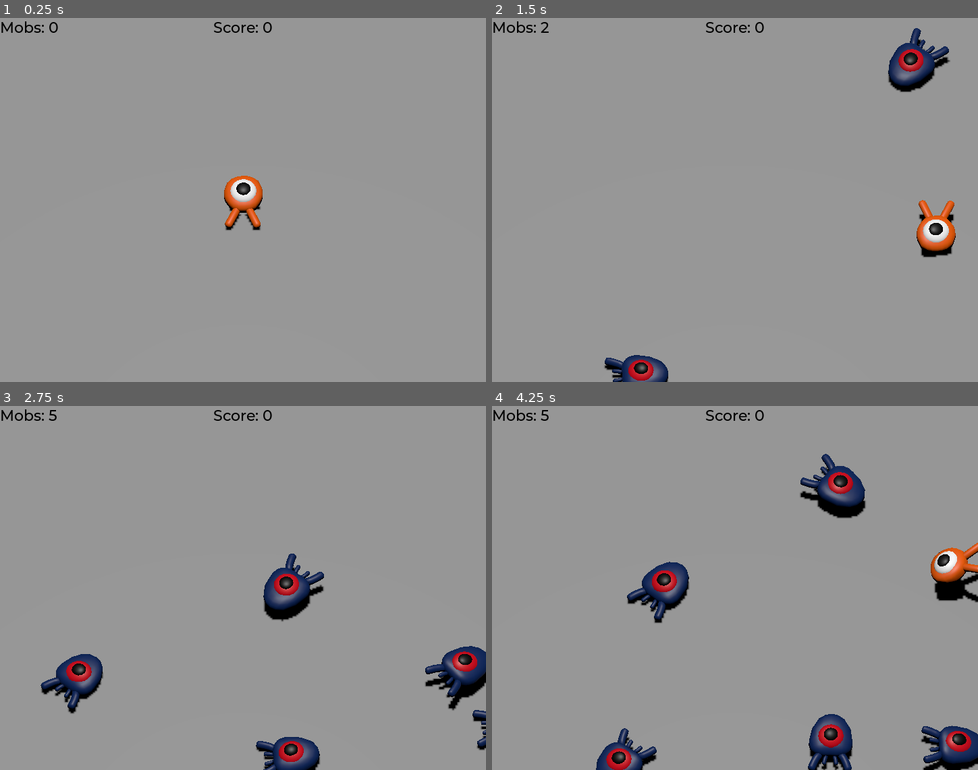
Above: before the commit, frames 1-4 (two rows, left to right).
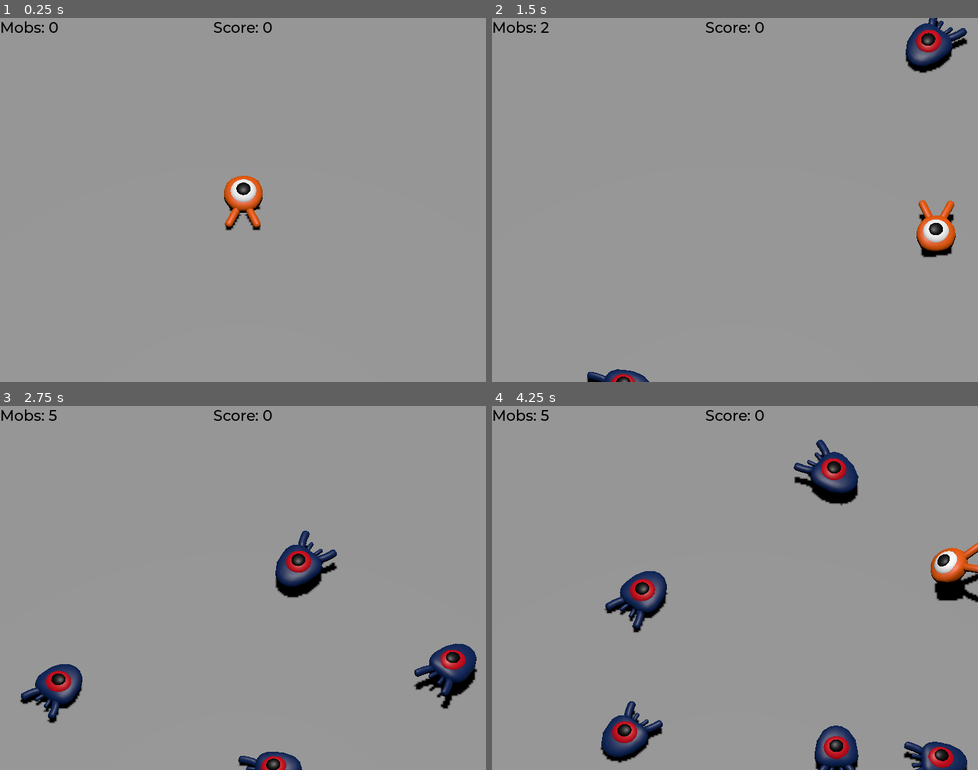
Above: after the commit, the same moments.

Repository: zajrik/dodge_the_creeps_2
Game: Godot game, scene res://scenes/main/main.tscn
The game is run twice, just before and just after one commit, with the same random seed, the same clock (stepped at 60 frames per second) and the same inputs.
Inputs:
- Up to frame 1 (0.25 s): no input
- Up to frame 2 (1.5 s): tap Enter (ui_accept) at 0.5, 1.35 s; hold D (move_right) 0.53-1.28 s; hold Enter (ui_accept) 0.53-1.28 s; tap Space (jump) at 0.77 s; hold S (move_back) from 1.28 s (still down)
- Up to frame 3 (2.75 s): tap Space (jump) at 1.52 s; release S (move_back) at 2.03 s; hold D (move_right) from 2.03 s (still down); hold Enter (ui_accept) from 2.03 s (still down)
- Up to frame 4 (4.25 s): release D (move_right) at 2.78 s; release Enter (ui_accept) at 2.78 s; hold W (move_forward) 2.78-3.53 s; tap Enter (ui_accept) at 2.85 s; tap Space (jump) at 3.02, 3.77 s; hold A (move_left) from 3.53 s (still down); hold Enter (ui_accept) from 3.53 s (still down)

The runs differ from the first frame. In frame 2, 2.6% of the frame differs, in the area x 19-98%, y 0-100%; in frame 3, 6.5%; in frame 4, 7.6%, in the area x 21-100%, y 9-100%.

Commit message:
add demo mode shenanigans

Diff:
--- a/scenes/main/main.gd
+++ b/scenes/main/main.gd
@@ -4,11 +4,14 @@
 
 var score: int = 0
 
+# Start in demo mode, allowing mobs to collide for my amusement
+var demo: bool = true
+
 func _ready() -> void:
   $UI/Retry.hide()
 
   # Randomize starting spawn location
-  $SpawnPath/SpawnLocation.progress_ratio = randf()
+  $Arena/SpawnPath/SpawnLocation.progress_ratio = randf()
   new_game()
 
 func _process(_delta) -> void:
@@ -27,41 +30,56 @@
   if event.is_action_pressed('ui_accept') and $UI/Retry.visible:
     new_game()
 
-## Prepare and spawn a mob on SpawnTimer tick
+## Prepare and spawn a mob on SpawnTimer tick.
 func _on_spawn_timer_timeout() -> void:
-  var spawn_location: PathFollow3D = $SpawnPath/SpawnLocation
+  var spawn_location: PathFollow3D = $Arena/SpawnPath/SpawnLocation
   spawn_location.progress_ratio = randf()
 
   var mob: Mob = mob_scene.instantiate()
   mob.initialize(spawn_location.position, $Player.position)
   mob.squashed.connect(increase_score)
 
+  # Enable inter-mob collision in demo mode
+  if demo:
+    mob.set_collision_mask_value(2, true)
+
   add_child(mob)
 
-## Show retry screen and stop spawn timer on Player hit
+## Show retry screen and stop spawn timer on Player hit.
 func _on_player_hit() -> void:
   game_over()
 
 ## Start a new game.
 func new_game() -> void:
   score = 0
+  demo = false
   get_tree().call_group('mobs', 'queue_free')
   $UI/Retry.hide()
+
+  # Move player to spawn and unhide
   $Player.show()
+  $Player.set_position($Arena/PlayerSpawnMarker.global_position)
 
-  # Enable player mob collision
-  $Player.set_collision_mask_value(2, true)
-
-  # Disable mob collision during gameplay
+  # Disable inter-mob collision during gameplay
   get_tree().call_group('mobs', 'set_collision_mask_value', 2, false)
 
-## End the current game, displaying the retry screen
+## End the current game, displaying the retry screen.
 func game_over() -> void:
-  # Hide player and disable player mob collision
+  # Hide player and move out of arena so mobs don't bounce off the invisible player
   $Player.hide()
-  $Player.set_collision_mask_value(2, false)
+  $Player.set_position($Jail/PlayerJailMarker.global_position)
+
+  # I tried disabling the player's mob collision mask but that didn't stop
+  # collisions for some reason??? So making a little jail below the arena
+  # and moving the player out of harms way seemed like the easiest solution
+
+  # Udpate: I figured out the mob collision problem. I was setting it for all
+  # current mobs but forgot to set it on newly spawned mobs which is what I
+  # accomplished with "demo" mode in the 2D version. Implemented that here,
+  # but I'm keeping the jail because I think it's silly and that makes me happy
 
   # Allow mobs to collide with eachother during game-over screen
+  demo = true
   get_tree().call_group('mobs', 'set_collision_mask_value', 2, true)
 
   $UI/Retry.show()
@@ -69,7 +87,3 @@
 ## Increment the score by 1.
 func increase_score() -> void:
   score += 1
-
-## Spawn a mob at a random location along the spawn path.
-func debug_spawn_mob() -> void:
-  pass
--- a/scenes/main/main.tscn
+++ b/scenes/main/main.tscn
@@ -22,7 +22,7 @@
 
 [sub_resource type="Curve3D" id="Curve3D_17vdu"]
 _data = {
-"points": PackedVector3Array(0, 0, 0, 0, 0, 0, -12.5, 0, -11.365, 0, 0, 0, 0, 0, 0, 12.5, 0, -11.365, 0, 0, 0, 0, 0, 0, 12.5, 0, 11.635, 0, 0, 0, 0, 0, 0, -12.5, 0, 11.635, 0, 0, 0, 0, 0, 0, -12.5, 0, -11.365),
+"points": PackedVector3Array(0, 0, 0, 0, 0, 0, -13.5, 0, -12.5, 0, 0, 0, 0, 0, 0, 13.5, 0, -12.5, 0, 0, 0, 0, 0, 0, 13.5, 0, 12.5, 0, 0, 0, 0, 0, 0, -13.5, 0, 12.5, 0, 0, 0, 0, 0, 0, -13.5, 0, -12.5),
 "tilts": PackedFloat32Array(0, 0, 0, 0, 0)
 }
 point_count = 5
@@ -33,6 +33,12 @@
 
 [sub_resource type="ORMMaterial3D" id="ORMMaterial3D_feal5"]
 
+[sub_resource type="BoxShape3D" id="BoxShape3D_0oo0b"]
+size = Vector3(10, 2, 10)
+
+[sub_resource type="BoxShape3D" id="BoxShape3D_nelwy"]
+size = Vector3(1, 7, 10)
+
 [sub_resource type="Theme" id="Theme_lpo2j"]
 default_font = ExtResource("4_xxs5k")
 default_font_size = 22
@@ -46,6 +52,7 @@
 shadow_enabled = true
 
 [node name="Player" parent="." instance=ExtResource("1_2c4kc")]
+visible = false
 
 [node name="Arena" type="StaticBody3D" parent="."]
 transform = Transform3D(1, 0, 0, 0, 1, 0, 0, 0, 1, 0, -1, 0)
@@ -59,6 +66,9 @@
 [node name="FloorMesh" type="MeshInstance3D" parent="Arena"]
 mesh = SubResource("BoxMesh_s2tor")
 
+[node name="PlayerSpawnMarker" type="Marker3D" parent="Arena"]
+transform = Transform3D(1, 0, 0, 0, 1, 0, 0, 0, 1, 0, 1.83488, 0)
+
 [node name="WallNorthCollider" type="CollisionShape3D" parent="Arena"]
 transform = Transform3D(-4.37114e-08, 0, 1, 0, 1, 0, -1, 0, -4.37114e-08, 0, 6, -29.5)
 shape = SubResource("BoxShape3D_lro6b")
@@ -76,44 +86,74 @@
 shape = SubResource("BoxShape3D_lro6b")
 
 [node name="Cylinders" type="Node3D" parent="Arena"]
-visible = false
 
 [node name="MeshInstance3D" type="MeshInstance3D" parent="Arena/Cylinders"]
-transform = Transform3D(1, 0, 0, 0, 1, 0, 0, 0, 1, -12.5, 2, -11.365)
+transform = Transform3D(1, 0, 0, 0, 1, 0, 0, 0, 1, -13.5, 2, -12.5)
 mesh = SubResource("CylinderMesh_n61ki")
 surface_material_override/0 = SubResource("StandardMaterial3D_4maxt")
 
 [node name="MeshInstance3D2" type="MeshInstance3D" parent="Arena/Cylinders"]
-transform = Transform3D(1, 0, 0, 0, 1, 0, 0, 0, 1, 12.5, 2, -11.365)
+transform = Transform3D(1, 0, 0, 0, 1, 0, 0, 0, 1, 13.5, 2, -12.5)
 mesh = SubResource("CylinderMesh_n61ki")
 skeleton = NodePath("")
 surface_material_override/0 = SubResource("StandardMaterial3D_4maxt")
 
 [node name="MeshInstance3D3" type="MeshInstance3D" parent="Arena/Cylinders"]
-transform = Transform3D(1, 0, 0, 0, 1, 0, 0, 0, 1, 12.5, 2, 11.635)
+transform = Transform3D(1, 0, 0, 0, 1, 0, 0, 0, 1, 13.5, 2, 12.5)
 mesh = SubResource("CylinderMesh_n61ki")
 skeleton = NodePath("")
 surface_material_override/0 = SubResource("StandardMaterial3D_4maxt")
 
 [node name="MeshInstance3D4" type="MeshInstance3D" parent="Arena/Cylinders"]
-transform = Transform3D(1, 0, 0, 0, 1, 0, 0, 0, 1, -12.5, 2, 11.635)
+transform = Transform3D(1, 0, 0, 0, 1, 0, 0, 0, 1, -13.5, 2, 12.5)
 mesh = SubResource("CylinderMesh_n61ki")
 skeleton = NodePath("")
 surface_material_override/0 = SubResource("StandardMaterial3D_4maxt")
 
-[node name="SpawnPath" type="Path3D" parent="."]
+[node name="SpawnPath" type="Path3D" parent="Arena"]
+transform = Transform3D(1, 0, 0, 0, 1, 0, 0, 0, 1, 0, 1, 0)
 curve = SubResource("Curve3D_17vdu")
 
-[node name="SpawnLocation" type="PathFollow3D" parent="SpawnPath"]
-transform = Transform3D(-4.37114e-08, 0, -1, 0, 1, 0, 1, 0, -4.37114e-08, -12.5, 0, -11.365)
-
-[node name="MeshInstance3D" type="MeshInstance3D" parent="SpawnPath/SpawnLocation"]
+[node name="SpawnLocation" type="PathFollow3D" parent="Arena/SpawnPath"]
+transform = Transform3D(-4.37114e-08, 0, -1, 0, 1, 0, 1, 0, -4.37114e-08, -13.5, 0, -12.5)
+
+[node name="MeshInstance3D" type="MeshInstance3D" parent="Arena/SpawnPath/SpawnLocation"]
 transform = Transform3D(1.5, 0, 7.10543e-15, 0, 1, 0, 0, 0, 1.5, 0, -0.969, 0)
 mesh = SubResource("TorusMesh_6yftp")
 surface_material_override/0 = SubResource("ORMMaterial3D_feal5")
 
+[node name="Jail" type="StaticBody3D" parent="."]
+transform = Transform3D(1, 0, 0, 0, 1, 0, 0, 0, 1, 0, -7, 0)
+collision_layer = 4
+collision_mask = 0
+metadata/_edit_group_ = true
+
+[node name="JailFloorCollider" type="CollisionShape3D" parent="Jail"]
+transform = Transform3D(1, 0, 0, 0, 1, 0, 0, 0, 1, 0, -1, 0)
+shape = SubResource("BoxShape3D_0oo0b")
+
+[node name="JailWallNorthCollider" type="CollisionShape3D" parent="Jail"]
+transform = Transform3D(-4.37114e-08, 0, 1, 0, 1, 0, -1, 0, -4.37114e-08, 0, 1.5, -5.5)
+shape = SubResource("BoxShape3D_nelwy")
+
+[node name="JailWallEastCollider" type="CollisionShape3D" parent="Jail"]
+transform = Transform3D(1, 0, 0, 0, 1, 0, 0, 0, 1, 5.5, 1.5, 0)
+shape = SubResource("BoxShape3D_nelwy")
+
+[node name="JailWallSouthCollider" type="CollisionShape3D" parent="Jail"]
+transform = Transform3D(-4.37114e-08, 0, 1, 0, 1, 0, -1, 0, -4.37114e-08, 0, 1.5, 5.5)
+shape = SubResource("BoxShape3D_nelwy")
+
+[node name="JailWallWestCollider" type="CollisionShape3D" parent="Jail"]
+transform = Transform3D(1, 0, 0, 0, 1, 0, 0, 0, 1, -5.5, 1.47646, 0)
+shape = SubResource("BoxShape3D_nelwy")
+
+[node name="PlayerJailMarker" type="Marker3D" parent="Jail"]
+transform = Transform3D(1, 0, 0, 0, 1, 0, 0, 0, 1, 0, 0.5, 0)
+
 [node name="CameraPivot" type="Marker3D" parent="."]
 transform = Transform3D(1, 0, 0, 0, 0.559193, 0.829038, 0, -0.829038, 0.559193, 0, 0, 0)
+visible = false
 metadata/_edit_group_ = true
 
 [node name="Camera3D" type="Camera3D" parent="CameraPivot"]
--- a/scenes/player/player.gd
+++ b/scenes/player/player.gd
@@ -69,10 +69,13 @@
   $Character.rotation.x = PI / 6 * velocity.y / jump_impulse
 
 func _on_mob_detector_body_entered(_body: Node3D) -> void:
-  $DeathTimer.start()
+  #$DeathTimer.start()
+  hit.emit()
 
 func _on_mob_detector_body_exited(_body: Node3D) -> void:
-  $DeathTimer.stop()
+  #$DeathTimer.stop()
+  pass
 
 func _on_death_timer_timeout() -> void:
-  hit.emit()
+  #hit.emit()
+  pass
--- a/scenes/player/player.tscn
+++ b/scenes/player/player.tscn
@@ -1,8 +1,7 @@
-[gd_scene load_steps=9 format=3 uid="uid://clf104ugdt8k2"]
+[gd_scene load_steps=8 format=3 uid="uid://clf104ugdt8k2"]
 
 [ext_resource type="PackedScene" uid="uid://b1dn45nweftc3" path="res://art/player.glb" id="1_8juce"]
 [ext_resource type="Script" path="res://scenes/player/player.gd" id="1_m6jdk"]
-[ext_resource type="PackedScene" uid="uid://cl0r4j1d3e3qe" path="res://scenes/mob/mob.tscn" id="3_nj211"]
 
 [sub_resource type="SphereShape3D" id="SphereShape3D_ow384"]
 radius = 0.7
@@ -101,12 +100,6 @@
 }
 autoplay = "float"
 
-[node name="Mob" parent="." instance=ExtResource("3_nj211")]
-transform = Transform3D(-1, 0, -8.74228e-08, 0, 1, 0, 8.74228e-08, 0, -1, 0, -0.2, -2.1)
-visible = false
-collision_layer = 0
-collision_mask = 4
-
 [node name="DeathTimer" type="Timer" parent="."]
 wait_time = 0.05
 one_shot = true
--- a/scripts/ui.gd
+++ b/scripts/ui.gd
@@ -18,9 +18,15 @@
 
 func show_message(msg: String, duration: int = 2) -> void:
   $Message.set_text(msg)
+  $Message.show()
+
   $Message/Timer.set_wait_time(duration)
   $Message/Timer.start()
 
   await $Message/Timer.timeout
 
   $Message.hide()
+
+func set_message(msg: String) -> void:
+  $Message.set_text(msg)
+  $Message.show()
Not shown: 1 places in scenes/main/main.tscn that only renumber resources
